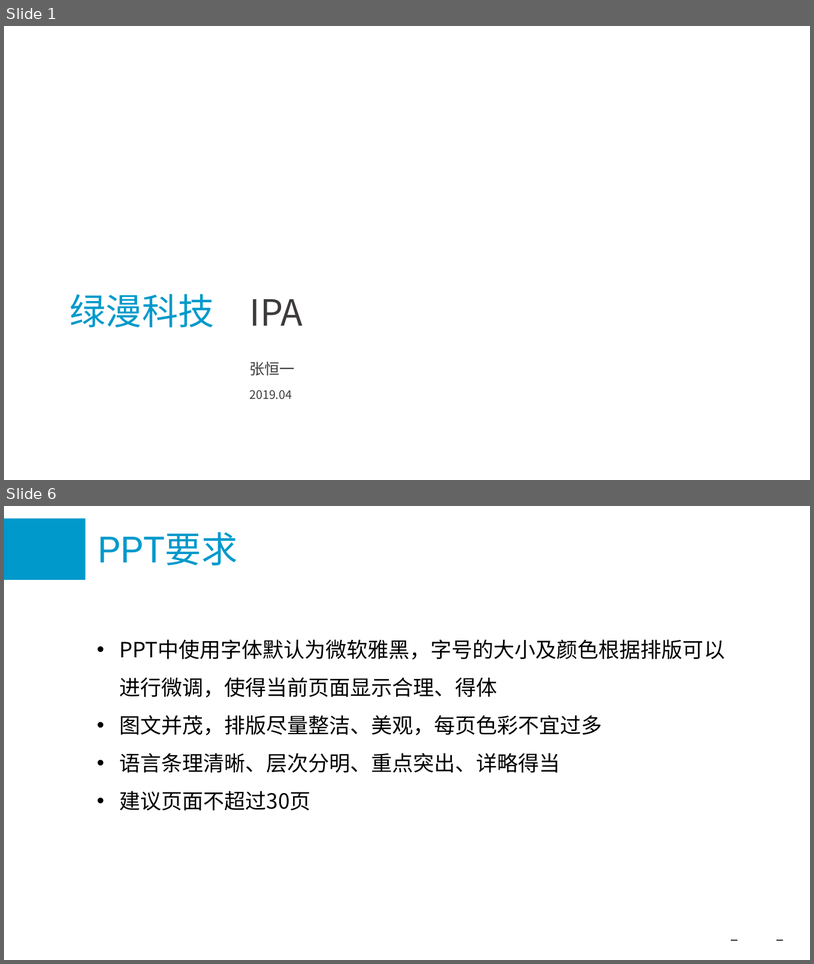
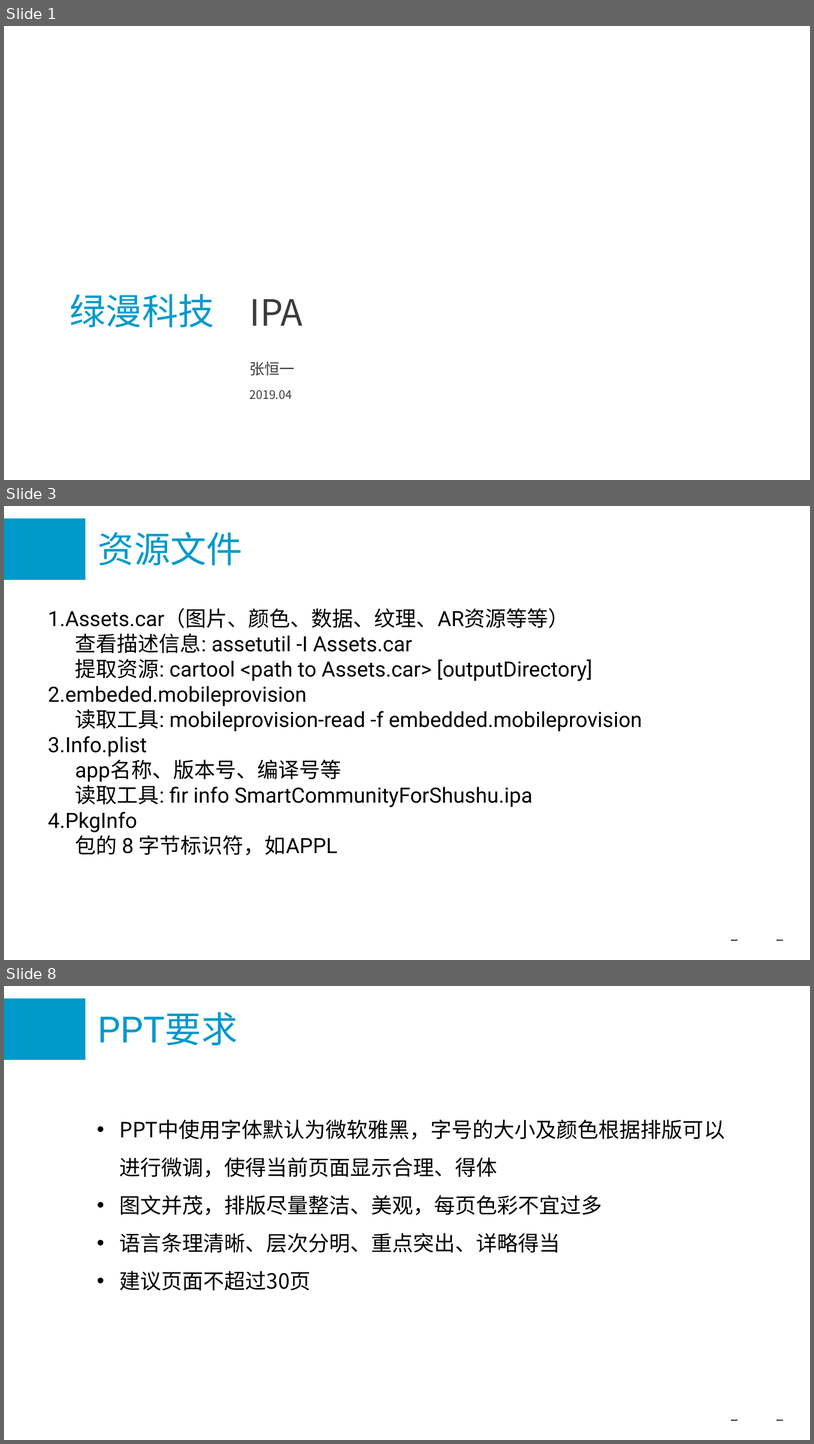
Before and after one commit to hengyizhangcn/filesBackup, a slide deck: IPA.pptx. Shown one above the other, each under a label of ours: slides 1 and 6 before the commit, slides 1, 3 and 8 after it; the slides between them are not shown. The pictures are 814x964 and 814x1444 pixels, drawn with LibreOffice and Linux fonts; fonts in the diff are those of the drawing; background and template pictures are left out. Boxes give left, top, right and bottom in pixels: in the first picture for what was removed or moved away, otherwise in the second. Text is boxed around its words. In the diff, an @@ line names an element or a change of style, - is before the commit and + after.

```diff
--- a/IPA.pptx
+++ b/IPA.pptx
@@ slide 3 added at (4, 506, 810, 960), background #FFFFFF; not listed: 3 template elements that a slide beside it also shows @@
@@ title added at (98, 532, 243, 565), 86 pt, text #0099CB @@
+资源文件
@@ text added at (48, 608, 642, 855), 50 pt, text #000000 @@
+1.Assets.car（图片、颜色、数据、纹理、AR资源等等）
+查看描述信息: assetutil -I Assets.car
+提取资源: cartool <path to Assets.car> [outputDirectory]
+2.embeded.mobileprovision
+读取工具: mobileprovision-read -f embedded.mobileprovision
+3.Info.plist
+app名称、版本号、编译号等
+读取工具: fir info SmartCommunityForShushu.ipa
+4.PkgInfo
+包的 8 字节标识符，如APPL
@@ what was slide 6 is now slide 8 @@
```
Also in this commit, not shown: 1 slide changed, 4 other slides added, 3 slides removed.
